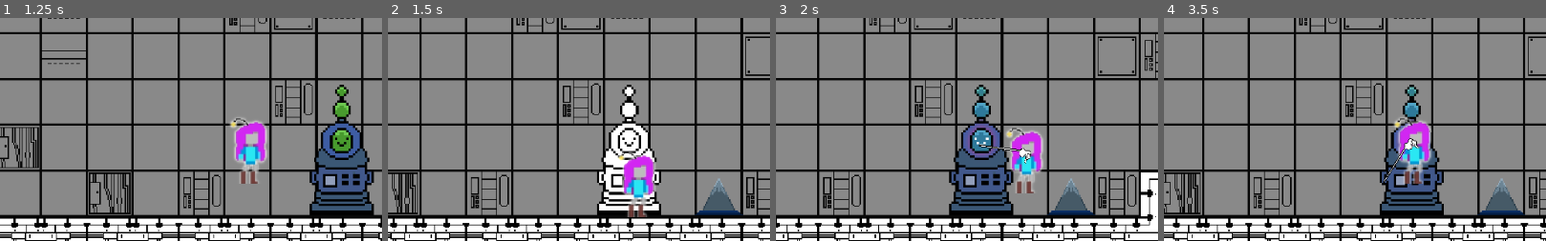
Above: before the commit, frames 1-4 (left to right).
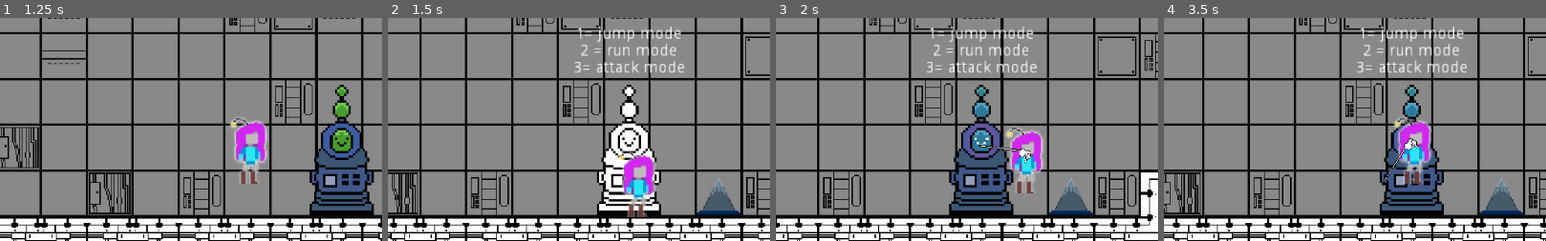
Above: after the commit, the same moments.

Repository: jaaaank/beepboop
Game: Godot game, scene res://src/Scenes/TestLevel.tscn
Two runs of this game, one before a commit and one after it. Both use one fixed random seed, a clock stepped at 60 frames per second and the inputs below.
Inputs (mouse positions are % of the whole screen's width and height, from its top left):
- Up to frame 1 (1.25 s): tap Enter at 0.5 s; move the mouse to (72, 45) at 0.52 s; hold D (moveRight) from 0.53 s (still down); tap 1 (1) at 0.6 s; tap Space (jump) at 0.77, 1.07 s; tap 2 (2) at 0.8 s
- Up to frame 2 (1.5 s): keep holding D (moveRight); move the mouse to (30, 55) at 1.27 s; tap 2 (2) at 1.35 s
- Up to frame 3 (2 s): keep holding D (moveRight); tap Space (jump) at 1.52, 1.82 s; tap 3 (3) at 1.55 s
- Up to frame 4 (3.5 s): move the mouse to (60, 28) at 2.02 s; release D (moveRight) at 2.03 s; hold Left (moveLeft) 2.03-2.78 s; tap 3 (3) at 2.1 s; tap Space (jump) at 2.3, 2.85, 3.02, 3.32 s; move the mouse to (45, 70) at 2.77 s; hold D (moveRight) from 2.78 s (still down); tap 1 (1) at 3.05 s
The pictures show only the part of the screen within x 17-67%, y 27-77%; the shares and areas given below are measured in that part.

Frame 1 is identical in both runs. In frame 2, 1.5% of the frame differs, in the area x 48-78%, y 3-25%; in frame 3, 1.5%, in the area x 39-69%, y 3-25%; in frame 4, 1.5%.

Commit message:
stuff

Diff:
--- a/src/Actors/ModeSwitcher.tscn
+++ b/src/Actors/ModeSwitcher.tscn
@@ -58,5 +58,20 @@
 anims/RESET = SubResource( 3 )
 anims/activate = SubResource( 2 )
 
+[node name="ModeText" type="RichTextLabel" parent="."]
+visible = false
+margin_left = -28.0
+margin_top = -80.0
+margin_right = 85.0
+margin_bottom = -13.0
+rect_scale = Vector2( 0.495611, 0.495611 )
+bbcode_enabled = true
+bbcode_text = "[center]1= jump mode
+2 = run mode
+3= attack mode"
+text = "1= jump mode
+2 = run mode
+3= attack mode"
+
 [connection signal="body_entered" from="." to="." method="_on_ModeSwitcher_body_entered"]
 [connection signal="body_exited" from="." to="." method="_on_ModeSwitcher_body_exited"]
--- a/src/Scripts/ModeSwitcher.gd
+++ b/src/Scripts/ModeSwitcher.gd
@@ -17,6 +17,8 @@
 		player.respawnpoint = $point.global_position
 		$AnimationPlayer.play("activate")
 	canswitch = true
+	$ModeText.visible = true
 
 func _on_ModeSwitcher_body_exited(body):
 	canswitch = false
+	$ModeText.visible = false
